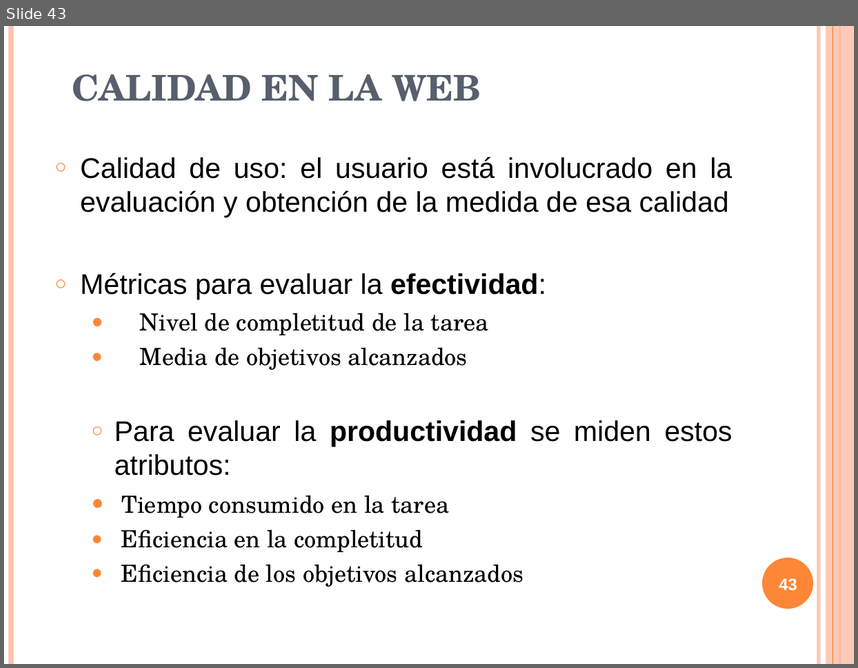
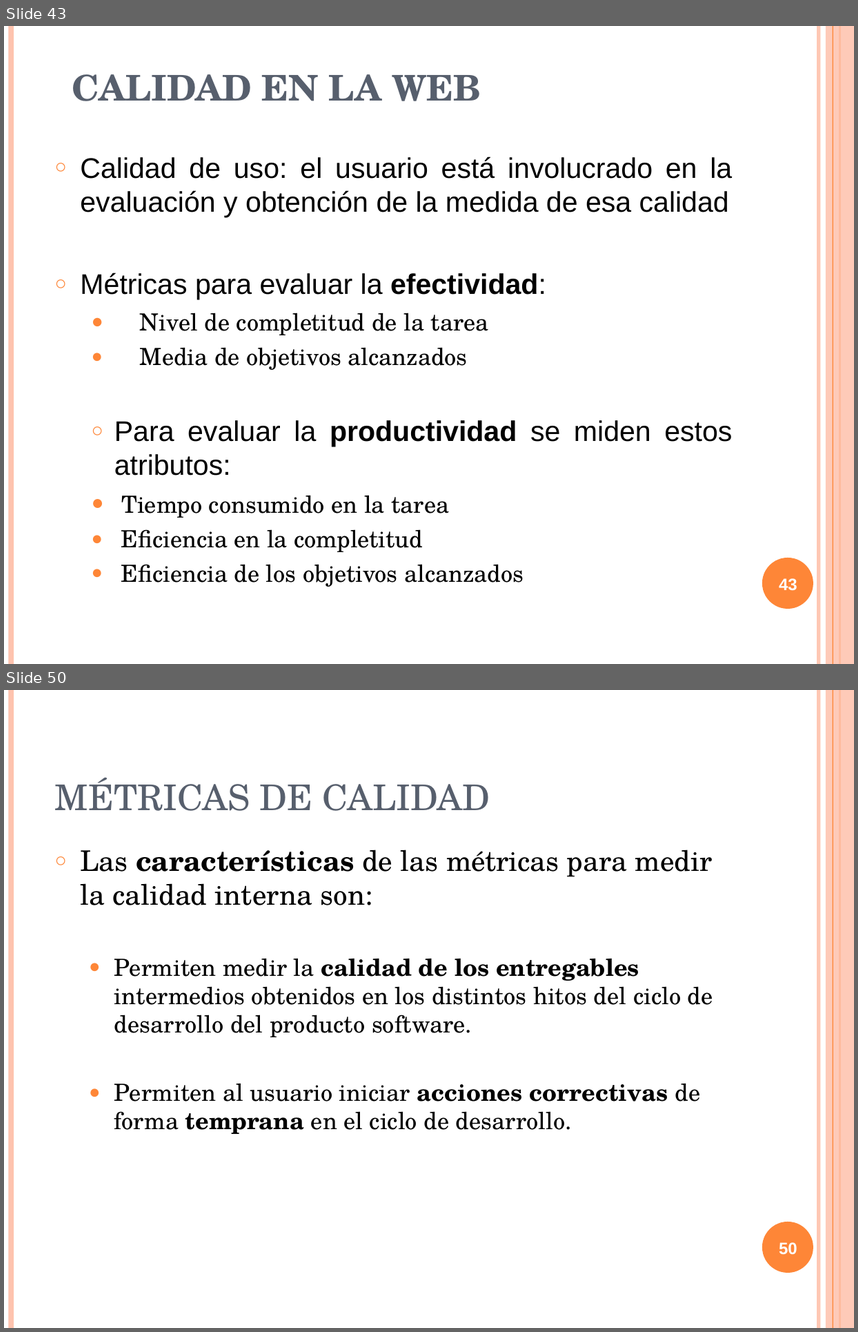
Before and after one commit to txedo/isi-auditoria, a slide deck: calidad/Trabajo/presentacion/presentacionCalidad.ppt. Shown one above the other, each under a label of ours: slide 43 before the commit, slides 43 and 50 after it; the slides between them are not shown. The pictures are 858x668 and 858x1332 pixels, drawn with LibreOffice and Linux fonts; fonts in the diff are those of the drawing. Boxes give left, top, right and bottom in pixels: in the first picture for what was removed or moved away, otherwise in the second. Text is boxed around its words. In the diff, an @@ line names an element or a change of style, - is before the commit and + after.

```diff
--- a/calidad/Trabajo/presentacion/presentacionCalidad.ppt
+++ b/calidad/Trabajo/presentacion/presentacionCalidad.ppt
@@ slide 50 added at bbox=[4, 690, 854, 1328], background #FFFFFF; not listed: 6 template elements that a slide beside it also shows @@
@@ title added at bbox=[55, 777, 490, 811], 30 pt, text #575F6D @@
+MÉTRICAS DE CALIDAD
@@ text added at bbox=[80, 849, 713, 1134], 20 pt, text #000000 @@
+○ Las características de las métricas para medir la calidad interna son:
+  ● Permiten medir la calidad de los entregables intermedios obtenidos en los distintos hitos del ciclo de desarrollo del producto software.
+  ● Permiten al usuario iniciar acciones correctivas de forma temprana en el ciclo de desarrollo.
@@ page number added at bbox=[779, 1242, 797, 1254], 14 pt, text #FFFFFF, bold @@
+50
```
Also in this commit, not shown: 9 slides changed, 20 other slides added, 1 other file.
